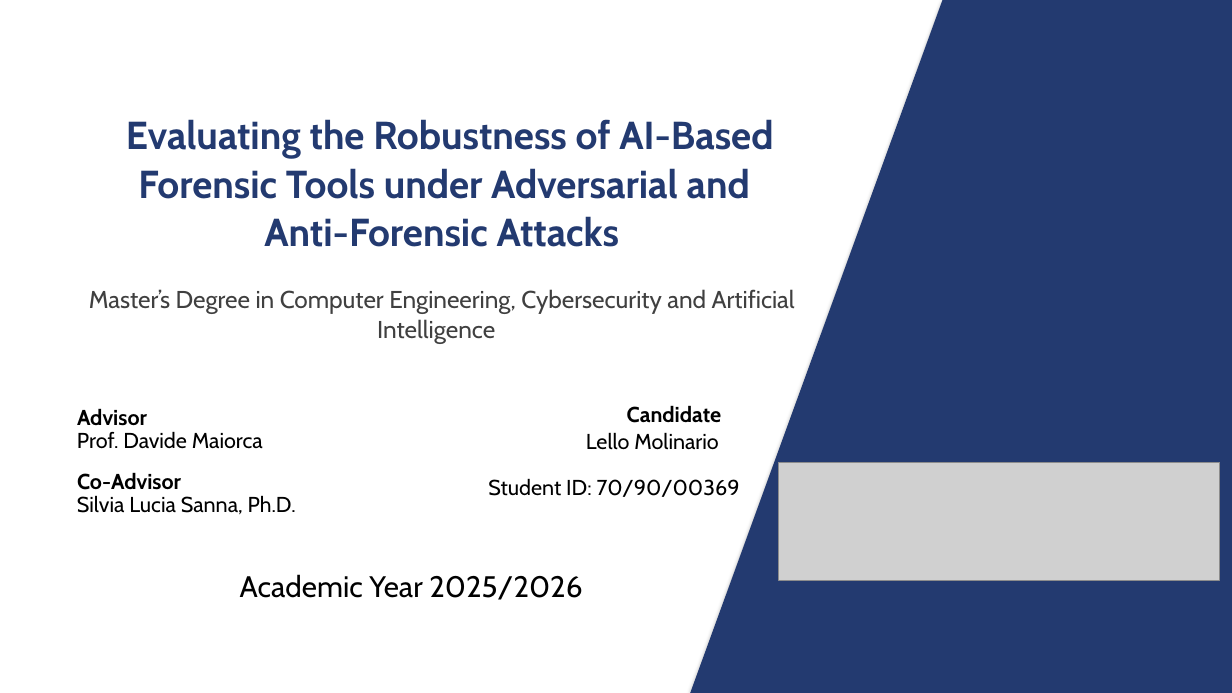
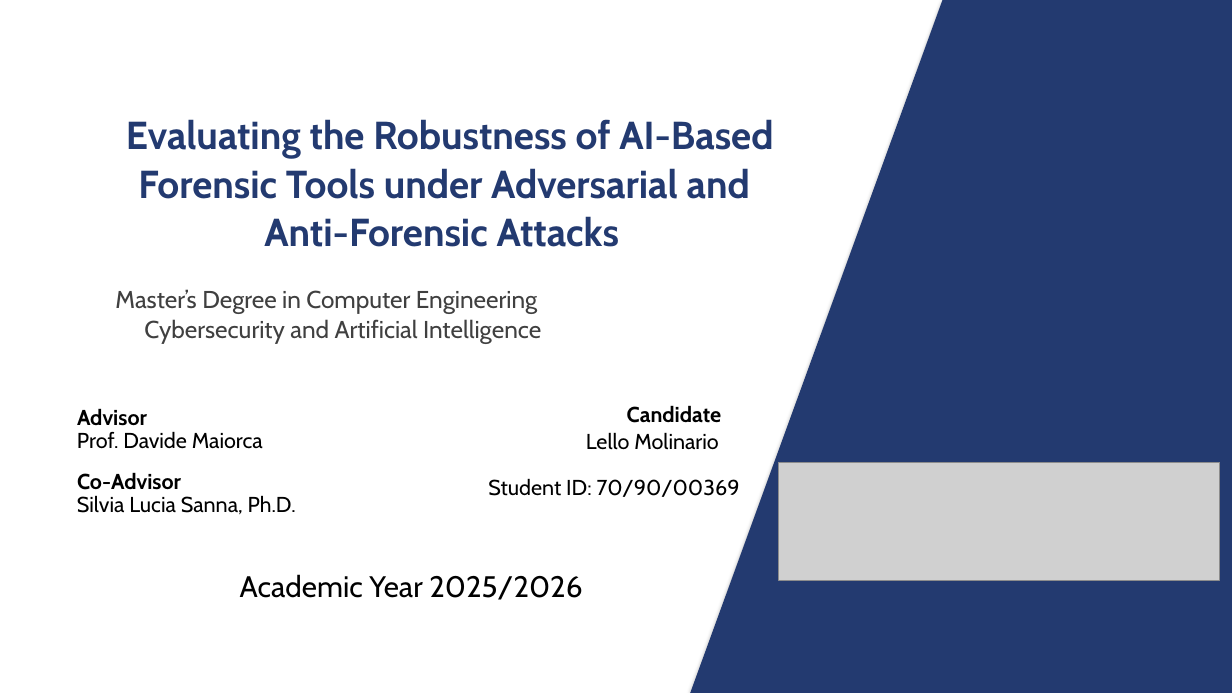
Before and after one commit to lmolinario/msc-thesis-ai-robustness-in-digital-forensics, a slide deck: slide 1 of docs/slides/main_thesis_presentation_editable_complete.pptx. Drawn at 1232x693 pixels with LibreOffice and Linux fonts; fonts in the diff are those of the drawing; grey boxes stand for pictures. Boxes give left, top, right and bottom in pixels: in the first picture for what was removed or moved away, otherwise in the second. Text is boxed around its words. In the diff, an @@ line names an element or a change of style, - is before the commit and + after.

```diff
--- a/docs/slides/main_thesis_presentation_editable_complete.pptx
+++ b/docs/slides/main_thesis_presentation_editable_complete.pptx
@@ text at box(115, 289, 537, 314): text changed @@
-Master’s Degree in Computer Engineering, Cybersecurity and Artificial
+Master’s Degree in Computer Engineering
@@ text at box(144, 319, 541, 344): text changed @@
-Intelligence
+Cybersecurity and Artificial Intelligence
```
Also in this commit, not shown: 15 other slides changed, 7 slides removed.
